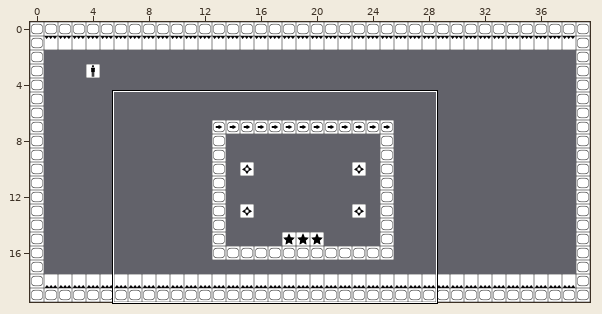
Two states of a Tiled map, src/levels/raw/map999.tmx. The picture above shows the old version from afar; the outline marks the close-up.
Close-up. As it was:
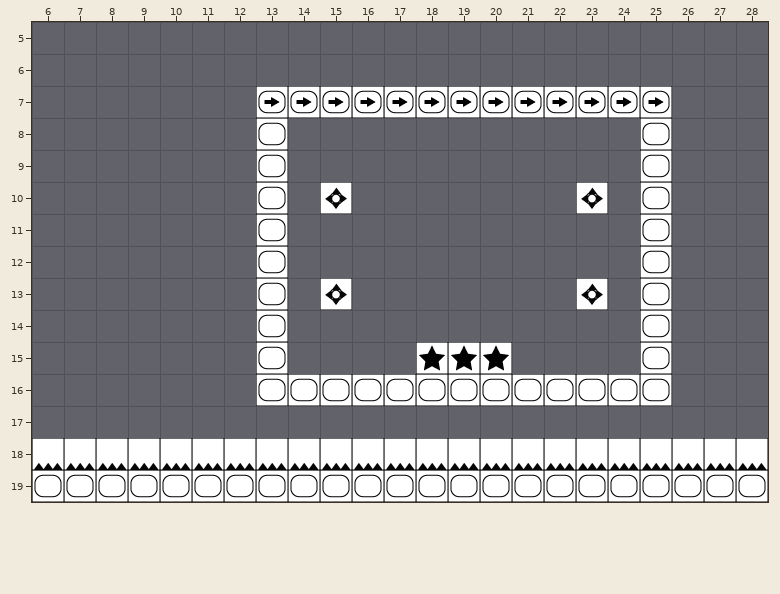
Cells are 32x32 px. Shown: x 6..28, y 5..19.
After the commit:
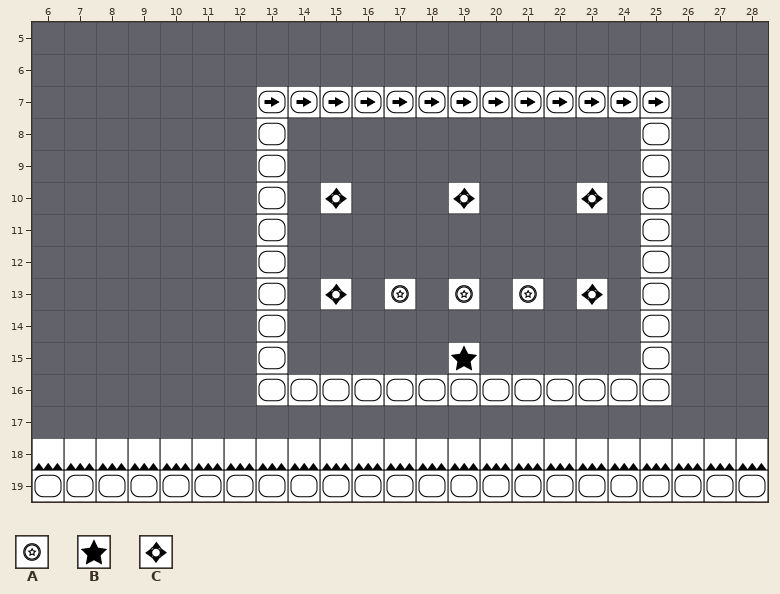
Key: from "tilesJetpack": A 4, B 8, C 13.
_ is an empty cell.
What changed:
Layer "Camada de Tiles 1":
y 10: x 19 _ -> C
y 13: x 17 _ -> A; x 19 _ -> A; x 21 _ -> A
y 15: x 18 B -> _; x 20 B -> _
Changed places in both close-ups, as pixel boxes (x1, y1, x2, y2):
added: (448, 182, 480, 214)
added: (384, 278, 416, 310)
added: (448, 278, 480, 310)
added: (512, 278, 544, 310)
removed: (416, 342, 448, 374)
removed: (480, 342, 512, 374)
